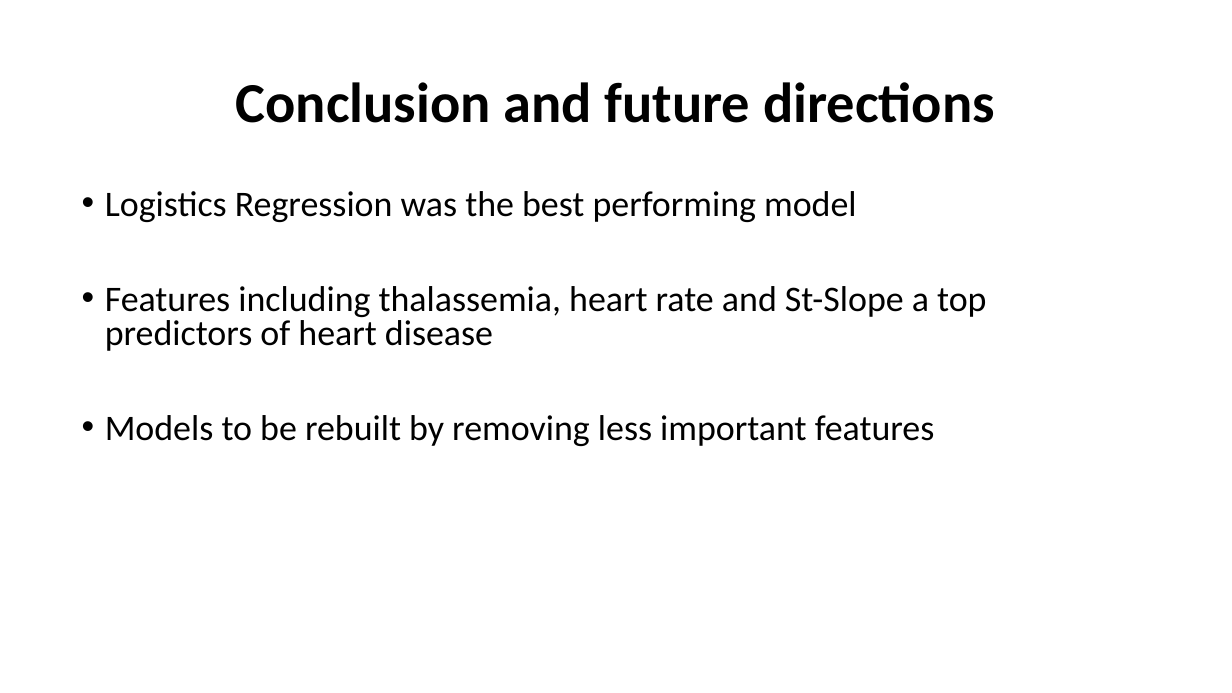
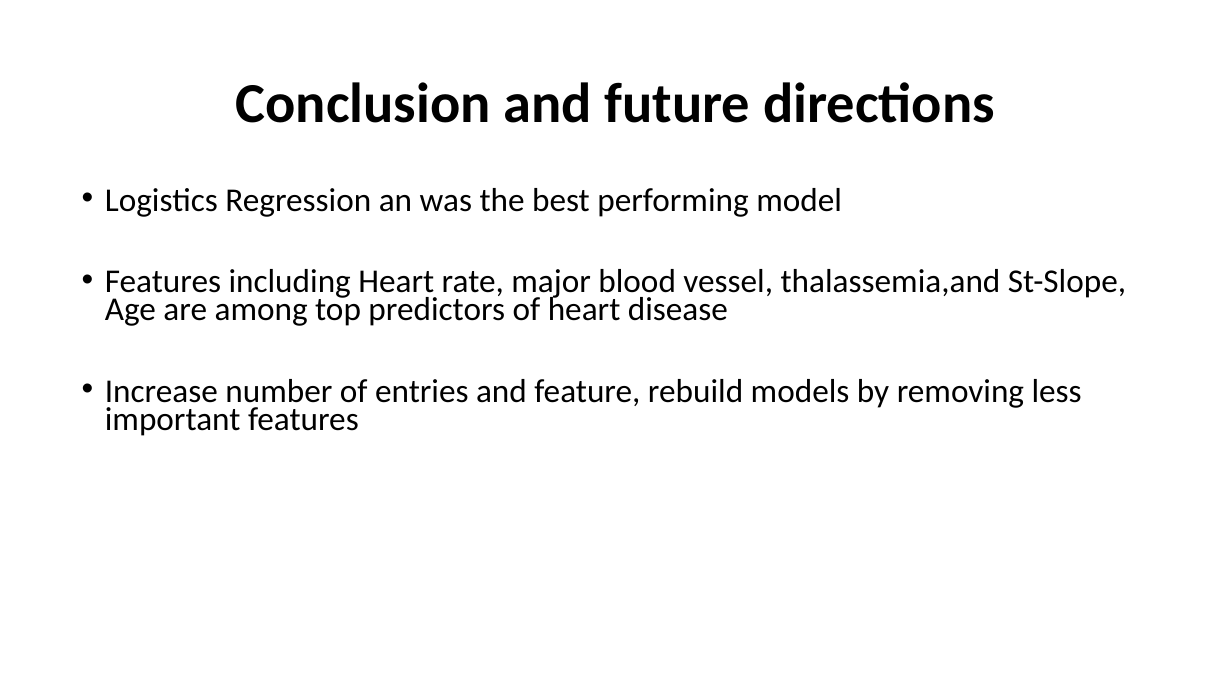
Before and after one commit to pzogcoder/Capstone-2, a slide deck: slide 21 of Capstone 3_Presentatoon_101721.pptm (slide 19 before the commit). Drawn at 1232x693 pixels with LibreOffice and Linux fonts; fonts in the diff are those of the drawing. Boxes give left, top, right and bottom in pixels: in the first picture for what was removed or moved away, otherwise in the second. Text is boxed around its words. In the diff, an @@ line names an element or a change of style, - is before the commit and + after.

```diff
--- a/Capstone 3_Presentatoon_101721.pptm
+++ b/Capstone 3_Presentatoon_101721.pptm
@@ text at [105,188,1126,436]: text changed; size 28 to 25.9 pt @@
-• Logistics Regression was the best performing model
-• Features including thalassemia, heart rate and St-Slope a top predictors of heart disease
-• Models to be rebuilt by removing less important features
+• Logistics Regression an was the best performing model
+• Features including Heart rate, major blood vessel, thalassemia,and St-Slope, Age are among top predictors of heart disease
+• Increase number of entries and feature, rebuild models by removing less important features
```
Also in this commit, not shown: 3 other slides changed, 2 slides added.
